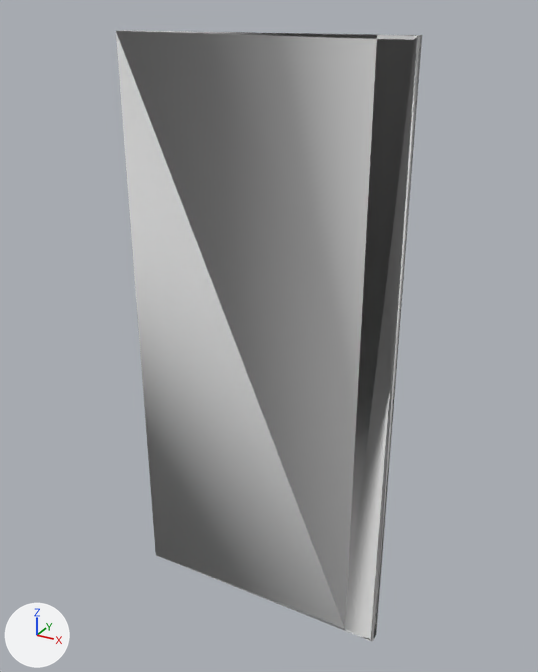
The OBJ model isaacgymenvs/assets/mjcf/door/textured_objs/original-7.obj: old version first, new version second.
Before and after are seen from a 50 mm lens placed at (0.735, -0.902, 0.509), pointed at (0.228, 0.019, 0.049). Arrows for +X, +Y and +Z are at lower left; the lights stay in place. The picture after the commit comes second. Where no turn or scale is listed for an object, it has been applied to the vertices.

Script lines for the objects in view, before the commit:
```python
mat_material_0_0 = principled_material('material_0_0')
mat_material_0_0.base_color = (0.8, 0.8, 0.8)  # white #e7e7e7
mat_material_0_0.roughness = 1.0
me_mesh5_mesh5_geometry_mesh5_geometry = bpy.data.meshes.new('mesh5/mesh5-geometry#mesh5-geometry')
me_mesh5_mesh5_geometry_mesh5_geometry.from_pydata(...)  # 51 vertices, 120 faces; spans x -0.002..0.439, y -0.01..0.007, z -0.444..0.481
# faces by material slot: [42, 76, 2]
me_mesh5_mesh5_geometry_mesh5_geometry.materials.append(mat_material_0_0)  # white #e7e7e7
me_mesh5_mesh5_geometry_mesh5_geometry.materials.append(mat_material_1_0)  # its picture is missing
me_mesh5_mesh5_geometry_mesh5_geometry.materials.append(mat_material_2_0)  # white #e7e7e7
ob_mesh5_mesh5_geometry_mesh5_geometry = bpy.data.objects.new('mesh5/mesh5-geometry#mesh5-geometry', me_mesh5_mesh5_geometry_mesh5_geometry)
ob_mesh5_mesh5_geometry_mesh5_geometry.location = (0.0, 0.0, 0.0)
```
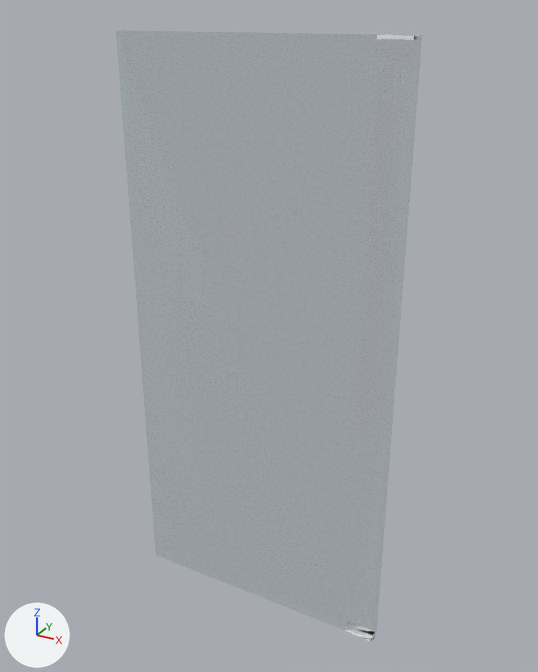
What the commit changed:
Material 'material_0_0' (mat_material_0_0) changes colour from white #e7e7e7 to cyan #32817d; in linear values from (0.8, 0.8, 0.8) to (0.0314, 0.22, 0.204).
In material 'material_0_0' (mat_material_0_0), metallic goes from 0.0 to 1.0.
In material 'material_0_0' (mat_material_0_0), alpha goes from 1.0 to 0.1.

Boxes [x1, y1, x2, y2] around the edits, measured in the pictures (538 x 672 px):
'mesh5/mesh5-geometry#mesh5-geometry', recoloured, surface changed: [116, 30, 422, 642] in both
